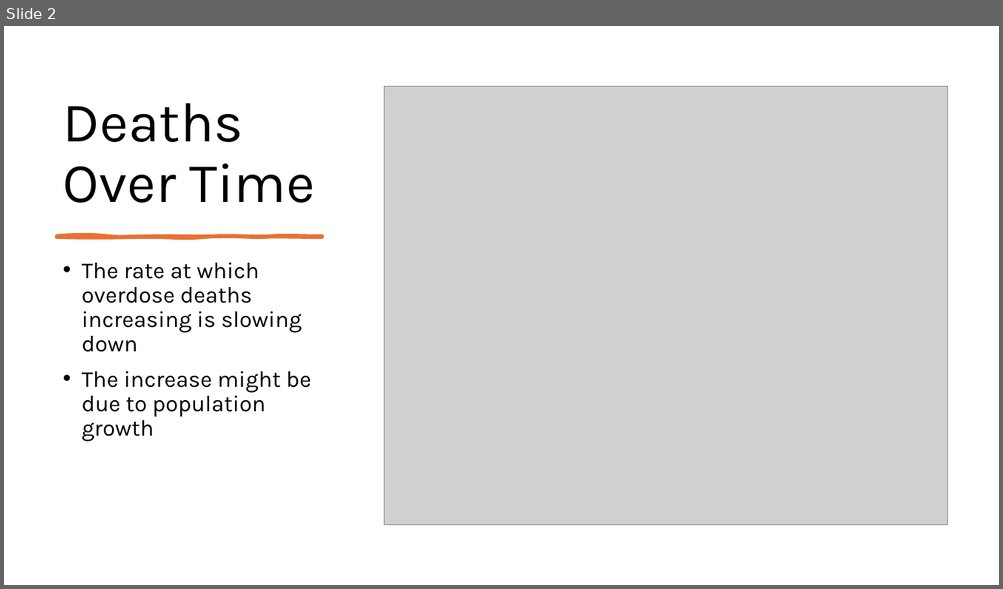
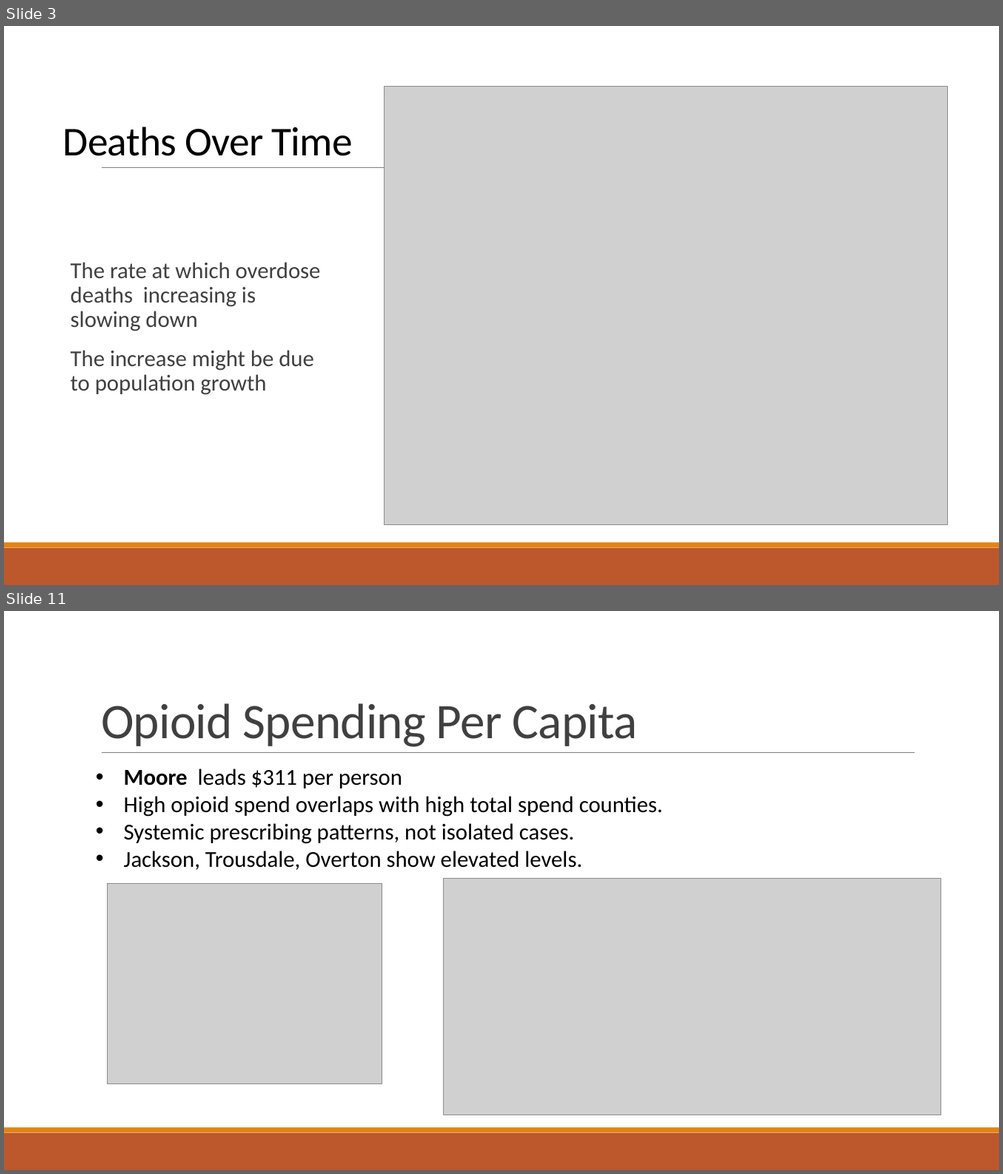
Before and after one commit to NSS-Full-Time-Data-Analytics-17/prescription-revisted-atlantis, a slide deck: Prescrider.pptx. Shown one above the other, each under a label of ours: slide 2 before the commit, slides 3 and 11 after it; the slides between them are not shown. The pictures are 1003x589 and 1003x1174 pixels, drawn with LibreOffice and Linux fonts; fonts in the diff are those of the drawing; grey boxes stand for pictures. Boxes give left, top, right and bottom in pixels: in the first picture for what was removed or moved away, otherwise in the second. Text is boxed around its words. In the diff, an @@ line names an element or a change of style, - is before the commit and + after.

```diff
--- a/Prescrider.pptx
+++ b/Prescrider.pptx
@@ slide 11 added at (x1=4, y1=611, x2=999, y2=1170), background #FFFFFF; not listed: 3 template elements that a slide beside it also shows @@
@@ title added at (x1=101, y1=703, x2=637, y2=747), 48 pt, text #404040 @@
+Opioid Spending Per Capita
@@ text added at (x1=124, y1=769, x2=663, y2=870), 22 pt, text #000000 @@
+• Moore leads $311 per person
+• High opioid spend overlaps with high total spend counties.
+• Systemic prescribing patterns, not isolated cases.
+• Jackson, Trousdale, Overton show elevated levels.
@@ picture added at (x1=108, y1=883, x2=382, y2=1084) @@
@@ picture added at (x1=444, y1=879, x2=941, y2=1116) @@
@@ what was slide 2 is now slide 3 @@
@@ slide 3 changed as well @@
@@ title "Deaths Over Time" at (x1=63, y1=127, x2=352, y2=156): size 54 to 39.6 pt, font Karla to Calibri, letter spacing 0 to -0.5 pt; line spacing 0.9 to 0.85 @@
@@ line added from (102, 168) to (915, 168), #808080 0.5 pt @@
@@ freeform shape removed at (x1=57, y1=235, x2=322, y2=237) @@
@@ text "The rate at which overdose ..." at (x1=71, y1=262, x2=321, y2=395): font Karla to Calibri, text colour #000000 to #404040; bullet • to  ; more space between paragraphs @@
@@ rectangle added at (x1=4, y1=548, x2=999, y2=585), fill #BD582C @@
@@ rectangle added at (x1=4, y1=543, x2=999, y2=548), fill #E48312 @@
```
Also in this commit, not shown: 3 other slides changed, 13 other slides added, 1 slide removed.
